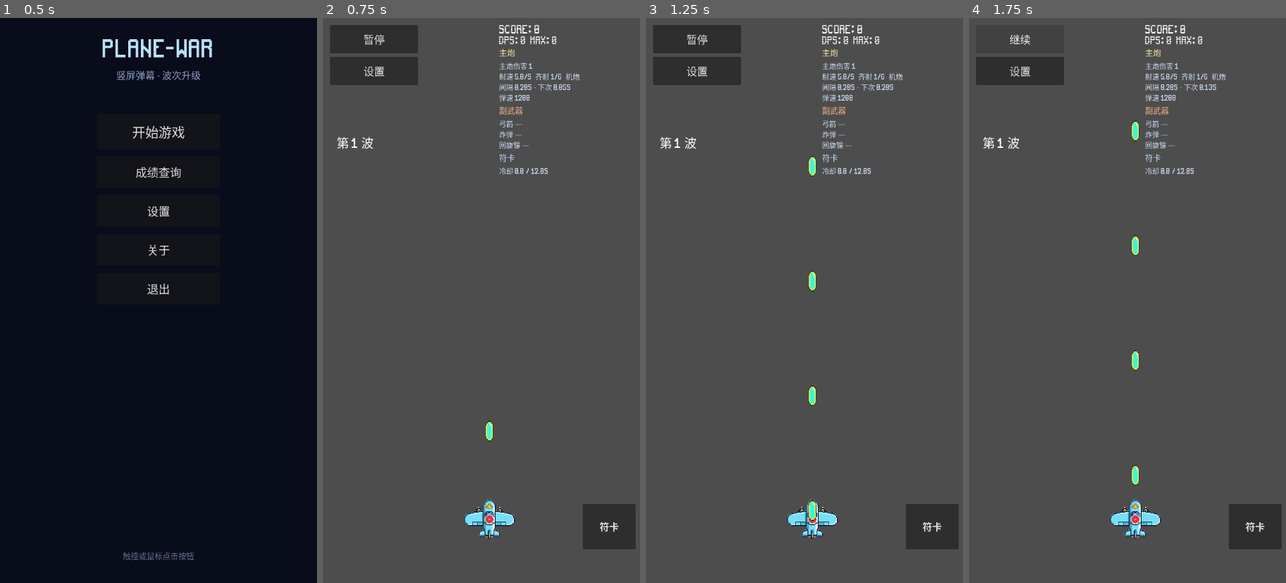
Above: before the commit, frames 1-4 (left to right).
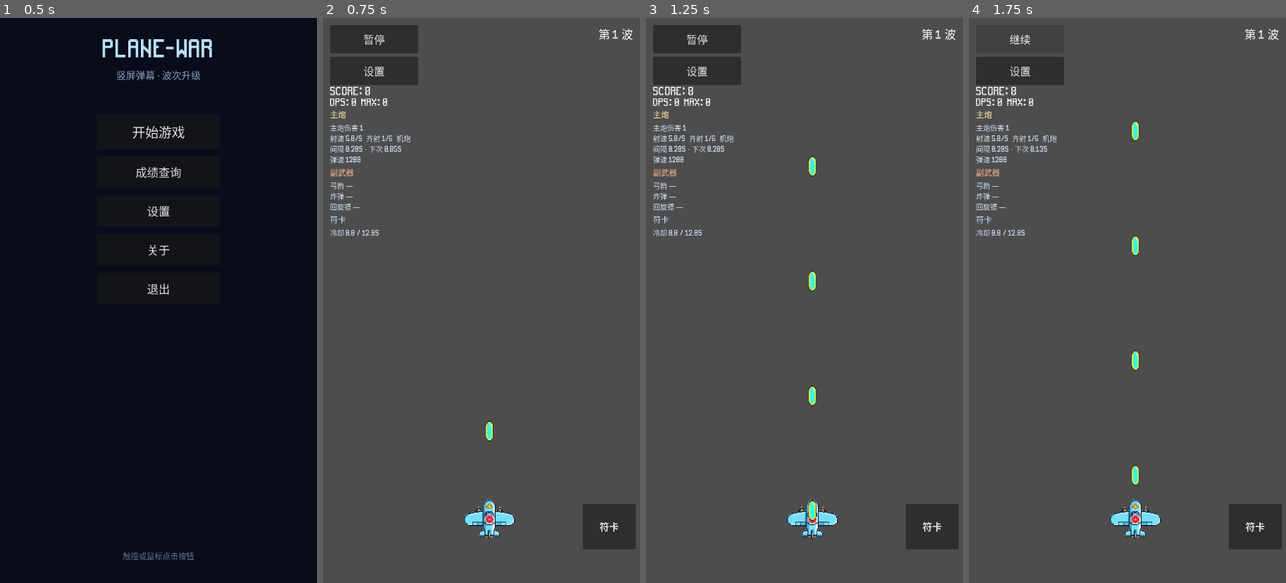
Above: after the commit, the same moments.

Repository: qingzhixing/plane-war
Game: Godot game, scene res://scenes/MainMenu.tscn
The game is run twice, just before and just after one commit, with the same random seed, the same clock (stepped at 60 frames per second) and the same inputs. Sound files missing from this copy of the repository are replaced by a short silence.
Inputs:
- Up to frame 1 (0.5 s): no input
- Up to frame 2 (0.75 s): click "开始游戏" at 0.5 s
- Up to frame 3 (1.25 s): no input
- Up to frame 4 (1.75 s): click "暂停" at 1.25 s

Frame 1 is identical in both runs. In frame 2, 2.1% of the frame differs, in the area x 2-98%, y 1-39%; in frame 3, 2.1%; in frame 4, 2.1%.

Commit message:
🎨 UI: 波次右上角 统计信息移左侧
Made-with: Cursor

Diff:
--- a/scenes/Main.tscn
+++ b/scenes/Main.tscn
@@ -73,12 +73,18 @@
 
 [node name="WaveLabel" type="Label" parent="HUD/Root" unique_id=1566627949]
 unique_name_in_owner = true
-layout_mode = 0
-offset_left = 31.0
-offset_top = 261.0
-offset_right = 135.0
-offset_bottom = 300.0
-theme_override_font_sizes/font_size = 28
+layout_mode = 1
+anchor_left = 1.0
+anchor_top = 0.0
+anchor_right = 1.0
+anchor_bottom = 0.0
+offset_left = -320.0
+offset_top = 16.0
+offset_right = -16.0
+offset_bottom = 56.0
+grow_horizontal = 0
+theme_override_font_sizes/font_size = 26
+horizontal_alignment = 2
 text = "第 1 波"
 
 [node name="TopLeftButtons" type="VBoxContainer" parent="HUD/Root" unique_id=1840417451]
@@ -103,32 +109,32 @@
 theme_override_font_sizes/font_size = 24
 text = "设置"
 
-[node name="TopRightVBox" type="VBoxContainer" parent="HUD/Root" unique_id=2115451006]
+[node name="LeftStatsVBox" type="VBoxContainer" parent="HUD/Root" unique_id=2115451006]
 layout_mode = 0
-offset_left = 400.0
-offset_top = 16.0
-offset_right = 724.0
-offset_bottom = 420.0
-
-[node name="ScoreLabel" type="Label" parent="HUD/Root/TopRightVBox" unique_id=268481878]
+offset_left = 16.0
+offset_top = 156.0
+offset_right = 340.0
+offset_bottom = 560.0
+
+[node name="ScoreLabel" type="Label" parent="HUD/Root/LeftStatsVBox" unique_id=268481878]
 unique_name_in_owner = true
 layout_mode = 2
 theme_override_font_sizes/font_size = 24
 text = "Score: 0"
 
-[node name="DpsLabel" type="Label" parent="HUD/Root/TopRightVBox" unique_id=1153599571]
+[node name="DpsLabel" type="Label" parent="HUD/Root/LeftStatsVBox" unique_id=1153599571]
 unique_name_in_owner = true
 layout_mode = 2
 theme_override_font_sizes/font_size = 22
 text = "DPS: 0  Max: 0"
 
-[node name="MainGunTitleLabel" type="Label" parent="HUD/Root/TopRightVBox" unique_id=2100010001]
+[node name="MainGunTitleLabel" type="Label" parent="HUD/Root/LeftStatsVBox" unique_id=2100010001]
 layout_mode = 2
 theme_override_font_sizes/font_size = 18
 theme_override_colors/font_color = Color(1, 0.92, 0.65, 1)
 text = "主炮"
 
-[node name="MainGunStatsLabel" type="RichTextLabel" parent="HUD/Root/TopRightVBox" unique_id=2100010002]
+[node name="MainGunStatsLabel" type="RichTextLabel" parent="HUD/Root/LeftStatsVBox" unique_id=2100010002]
 unique_name_in_owner = true
 layout_mode = 2
 custom_minimum_size = Vector2(300, 64)
@@ -140,13 +146,13 @@
 autowrap_mode = 3
 text = ""
 
-[node name="SideWeaponTitleLabel" type="Label" parent="HUD/Root/TopRightVBox" unique_id=2100010005]
+[node name="SideWeaponTitleLabel" type="Label" parent="HUD/Root/LeftStatsVBox" unique_id=2100010005]
 layout_mode = 2
 theme_override_font_sizes/font_size = 18
 theme_override_colors/font_color = Color(0.95, 0.7, 0.55, 1)
 text = "副武器"
 
-[node name="SideWeaponStatsLabel" type="RichTextLabel" parent="HUD/Root/TopRightVBox" unique_id=2100010006]
+[node name="SideWeaponStatsLabel" type="RichTextLabel" parent="HUD/Root/LeftStatsVBox" unique_id=2100010006]
 unique_name_in_owner = true
 layout_mode = 2
 custom_minimum_size = Vector2(300, 72)
@@ -158,13 +164,13 @@
 autowrap_mode = 3
 text = ""
 
-[node name="SpellTitleLabel" type="Label" parent="HUD/Root/TopRightVBox" unique_id=2100010007]
+[node name="SpellTitleLabel" type="Label" parent="HUD/Root/LeftStatsVBox" unique_id=2100010007]
 layout_mode = 2
 theme_override_font_sizes/font_size = 18
 theme_override_colors/font_color = Color(0.75, 0.85, 1, 1)
 text = "符卡"
 
-[node name="SpellStatsLabel" type="RichTextLabel" parent="HUD/Root/TopRightVBox" unique_id=2100010008]
+[node name="SpellStatsLabel" type="RichTextLabel" parent="HUD/Root/LeftStatsVBox" unique_id=2100010008]
 unique_name_in_owner = true
 layout_mode = 2
 custom_minimum_size = Vector2(300, 28)
--- a/scripts/hud.gd
+++ b/scripts/hud.gd
@@ -52,11 +52,11 @@
 	if _dps_label != null:
 		_dps_label.mouse_filter = Control.MOUSE_FILTER_IGNORE
 	for n in [
-		get_node_or_null("Root/TopRightVBox/MainGunTitleLabel"),
+		get_node_or_null("Root/LeftStatsVBox/MainGunTitleLabel"),
 		_main_gun_stats,
-		get_node_or_null("Root/TopRightVBox/SideWeaponTitleLabel"),
+		get_node_or_null("Root/LeftStatsVBox/SideWeaponTitleLabel"),
 		_side_weapon_stats,
-		get_node_or_null("Root/TopRightVBox/SpellTitleLabel"),
+		get_node_or_null("Root/LeftStatsVBox/SpellTitleLabel"),
 		_spell_stats,
 	]:
 		if n is Control:
